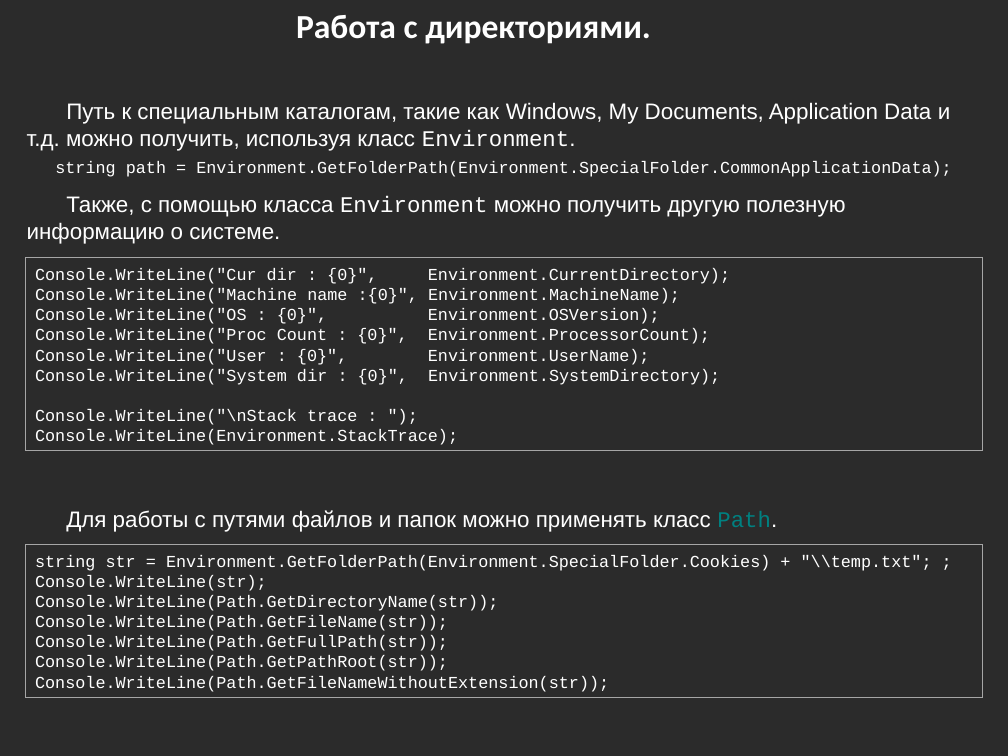
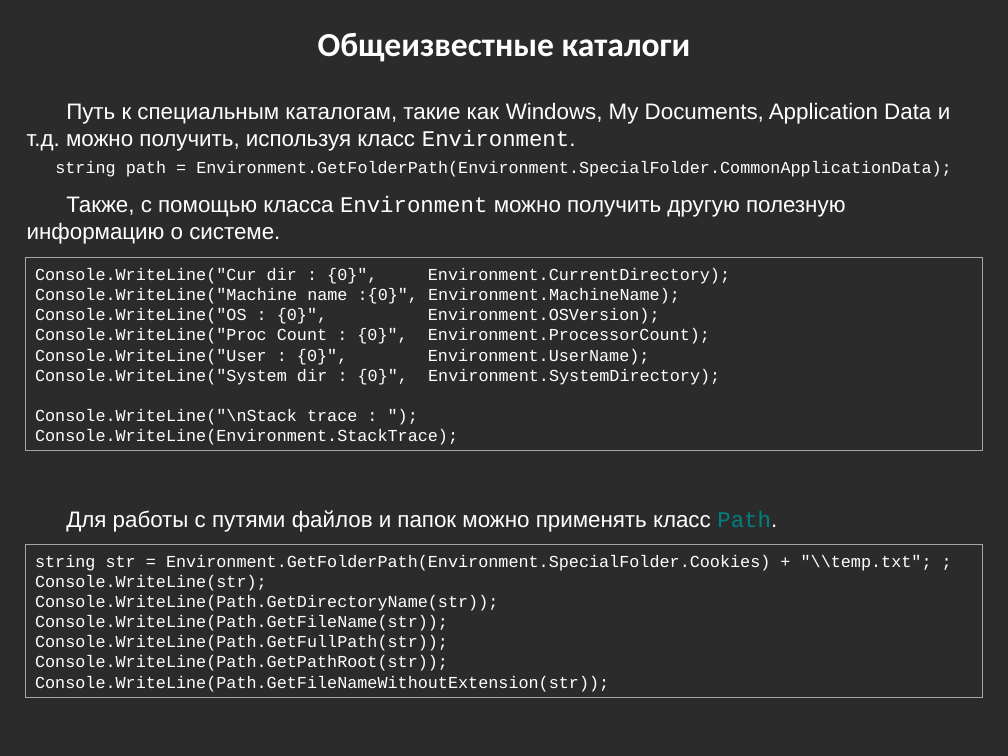
Before and after one commit to bazile/Training, a slide deck: slide 14 of Presentation/lesson-04-io.pptx (slide 13 before the commit). Drawn at 1008x756 pixels with LibreOffice and Linux fonts; fonts in the diff are those of the drawing; background and template pictures are left out; a plain dark background stands for a picture behind light text. Boxes give left, top, right and bottom in pixels: in the first picture for what was removed or moved away, otherwise in the second. Text is boxed around its words. In the diff, an @@ line names an element or a change of style, - is before the commit and + after.

```diff
--- a/Presentation/lesson-04-io.pptx
+++ b/Presentation/lesson-04-io.pptx
@@ text at [318, 33, 691, 62]: text changed @@
-Работа с директориями.
+Общеизвестные каталоги
```
Also in this commit, not shown: 1 other slide changed, 1 slide added.
